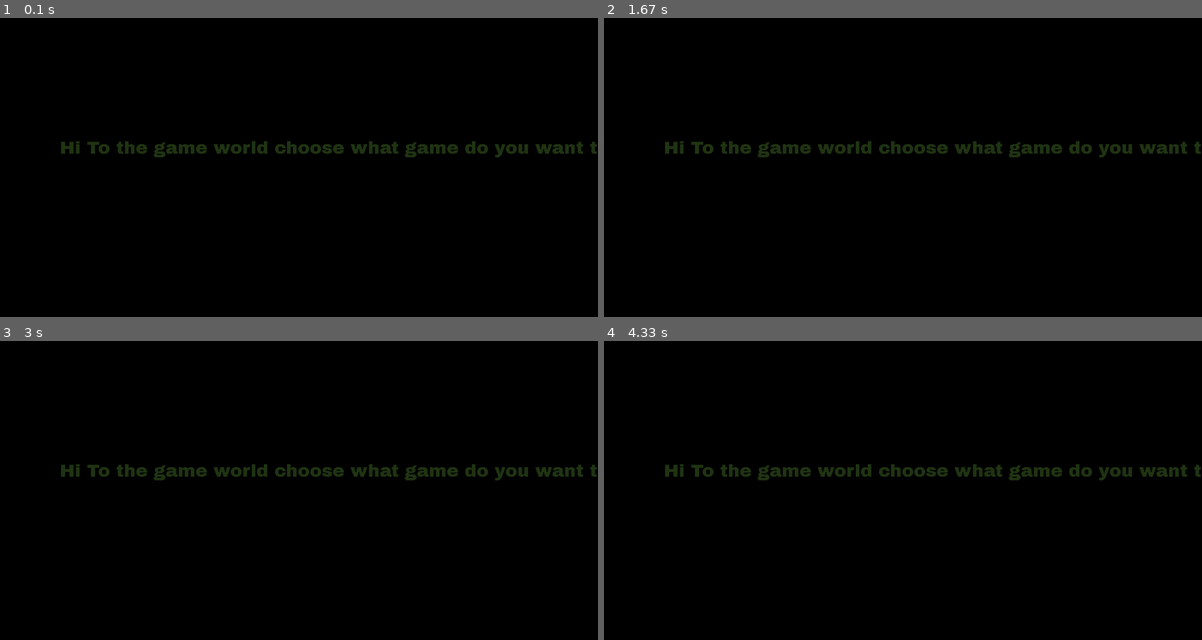
Above: before the commit, frames 1-4 (two rows, left to right).
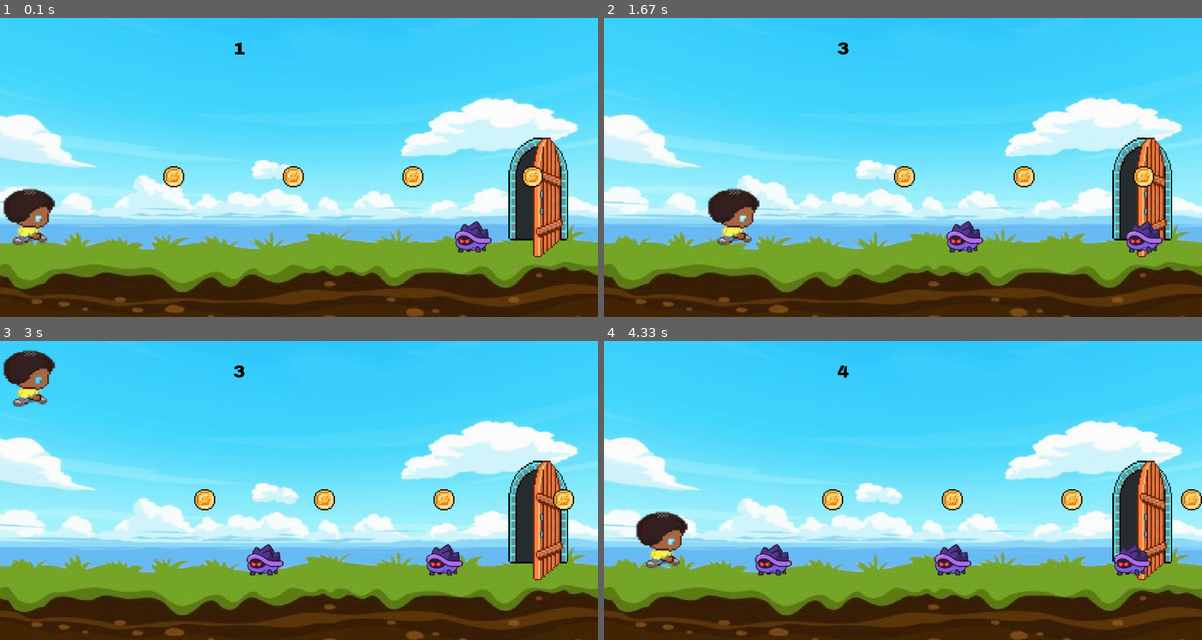
Above: after the commit, the same moments.

Repository: wafaadam548-bot/Pygame_project
Game: pygame game, started from main_page.py
The game is run twice, just before and just after one commit, with the same random seed, the same clock (stepped at 60 frames per second) and the same inputs.
Inputs:
- Up to frame 1 (0.1 s): no input
- Up to frame 2 (1.67 s): hold Right 0.33-0.8 s; hold Up 0.83-1.13 s; hold Right 1.17-1.63 s
- Up to frame 3 (3 s): hold Left 1.67-2.2 s; hold Left 2.23-2.63 s; hold Up from 2.67 s (still down)
- Up to frame 4 (4.33 s): release Up at 3.03 s; hold Right 3.07-3.7 s; hold Left 3.73-4.2 s; hold Right from 4.23 s (still down)

The runs differ from the first frame. In frame 1, 100% of the frame differs, in the area x 0-100%, y 0-100%; in frame 2, 100%; in frame 3, 100%; in frame 4, 100%.

Commit message:
import main file in main_ppage file

Diff:
--- a/main.py
+++ b/main.py
@@ -9,6 +9,11 @@
 game_active=True
 coin_sound=pg.mixer.Sound("Sound/sound.wav")
 game_over_sound=pg.mixer.Sound("Sound/game_over.wav")
+Jump_sound=pg.mixer.Sound("Sound/jump.wav")
+win_sound=pg.mixer.Sound("Sound/win.wav")
+def start_game():
+    print("Game Started")
+
 def display_score():
     score_image=font.render(f"{score}",False,"Black")
     score_rect=score_image.get_rect(center=(400,50))
@@ -62,6 +67,7 @@
                 if player1_rect.bottom>=380:# the player can't jump until the player tuch the ground
                     if event.key==pg.K_UP:
                         player_gravity=-24
+                        Jump_sound.play()
         else:#if the game is not runing
             if event.type==pg.KEYDOWN:
                 if event.key==pg.K_RETURN:
@@ -139,6 +145,7 @@
             game_over=font.render("   You Win =)...Press Enter to exit the game :) ", False,"Black")
             screen.blit(game_over,(250,height/2))
             screen.blit(player3,player3_rect)
+            win_sound.play()
 
 
     pg.display.update()
--- a/main_page.py
+++ b/main_page.py
@@ -1,19 +1,24 @@
 import pygame as pg
 from sys import exit
 import random
+import main
 pg.init()
 width=1000
 hieght=500
 screen=pg.display.set_mode((width,hieght))
 Caption=pg.display.set_caption("Game World ")
 font=pg.font.Font("Font/Archivo_Black/ArchivoBlack-Regular.ttf",30)
-greating=font.render("""Hi To the game world choose what game do you want to play
+greating=font.render("""Hi To the Escape game... Press shift to start
                       """,False,(34,54,21))
 while True:
     for event in pg.event.get():
         if event.type==pg.QUIT:
             pg.quit()
             exit()
+        if event.type==pg.KEYDOWN:
+            if event.key==pg.K_RSHIFT or event.key==pg.K_LSHIFT:
+                #import the game file
+                main.start_game()
     screen.blit(greating,(100,200))
 
     pg.display.update()
